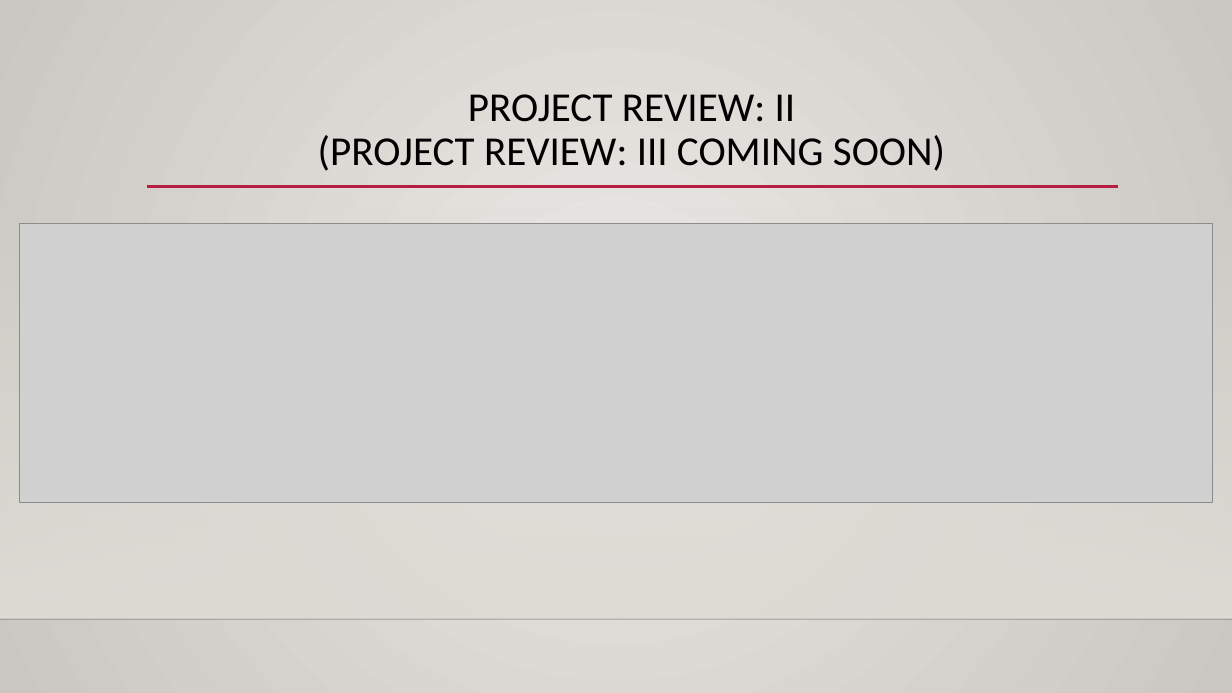
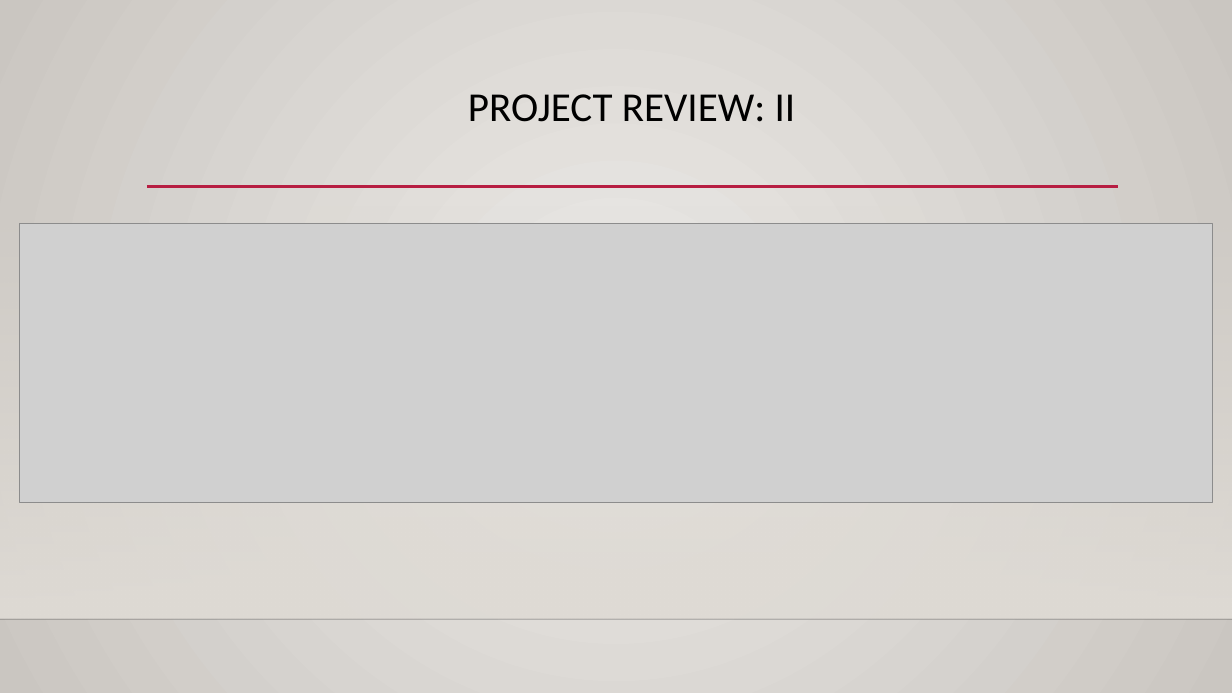
Before and after one commit to s-christian/Fit_or_Fail, a slide deck: slide 12 of Fit or Fail Technical Status Presentation (NEW).pptx. Drawn at 1232x693 pixels with LibreOffice and Linux fonts; fonts in the diff are those of the drawing; grey boxes stand for pictures; background and template pictures are left out. Boxes give left, top, right and bottom in pixels: in the first picture for what was removed or moved away, otherwise in the second. Text is boxed around its words. In the diff, an @@ line names an element or a change of style, - is before the commit and + after.

```diff
--- a/Fit or Fail Technical Status Presentation (NEW).pptx
+++ b/Fit or Fail Technical Status Presentation (NEW).pptx
@@ title at box(468, 94, 796, 122): text changed @@
-PROJECT REVIEW: II
-(PROJECT REVIEW: III COMING SOON)
+PROJECT REVIEW: II
```
Also in this commit, not shown: 10 other slides changed, 1 other file.
